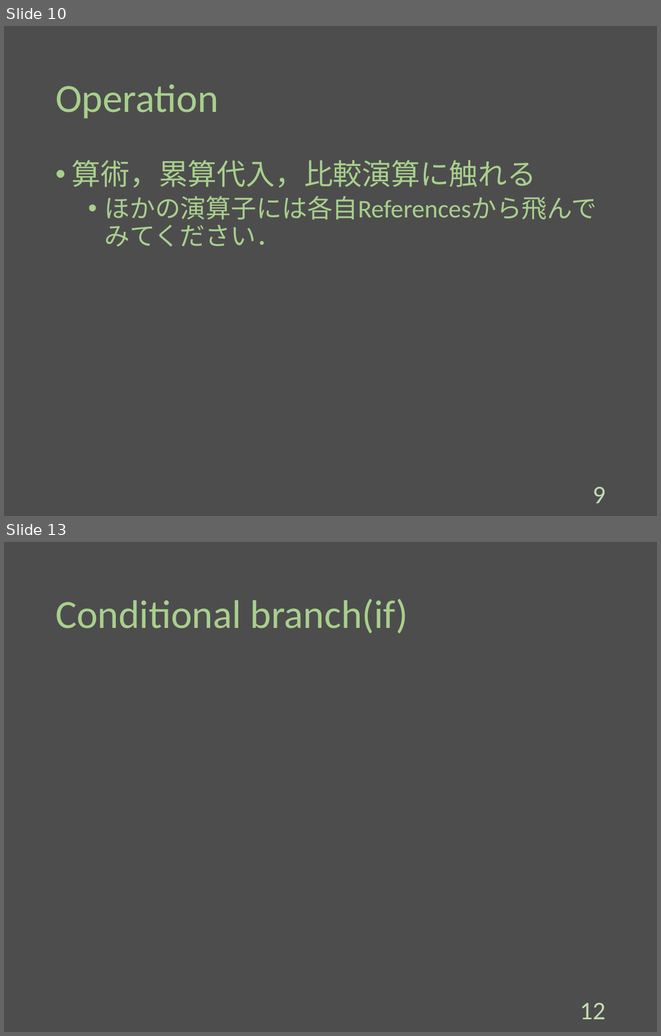
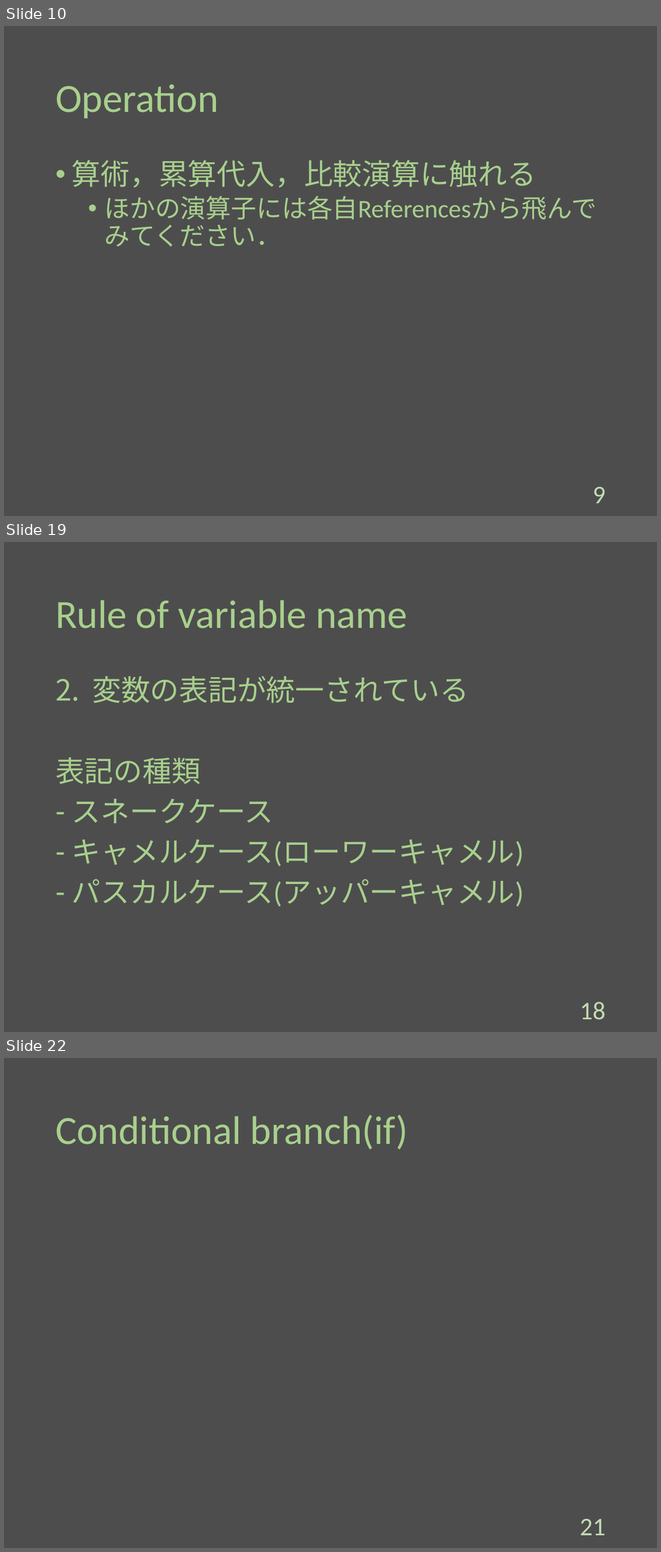
Before and after one commit to Melbeck777/program_seminar, a slide deck: ProgramSlide.pptx. Shown one above the other, each under a label of ours: slides 10 and 13 before the commit, slides 10, 19 and 22 after it; the slides between them are not shown. The pictures are 661x1036 and 661x1552 pixels, drawn with LibreOffice and Linux fonts; fonts in the diff are those of the drawing. Boxes give left, top, right and bottom in pixels: in the first picture for what was removed or moved away, otherwise in the second. Text is boxed around its words. In the diff, an @@ line names an element or a change of style, - is before the commit and + after.

Commit message:
[add]:Write operation and rule of variable name.

```diff
--- a/ProgramSlide.pptx
+++ b/ProgramSlide.pptx
@@ slide 19 added at box(4, 542, 657, 1032), background #4D4D4D @@
@@ title added at box(55, 600, 407, 628), 44 pt, text #A8D08D @@
+Rule of variable name
@@ text added at box(55, 676, 524, 907), 32 pt, text #A8D08D @@
+2. 変数の表記が統一されている
+表記の種類
+– スネークケース
+– キャメルケース(ローワーキャメル)
+– パスカルケース(アッパーキャメル)
@@ page number added at box(580, 1002, 605, 1020), 28 pt, text #C3DDB3 @@
+18
@@ what was slide 13 is now slide 22 @@
@@ page number at box(580, 1519, 605, 1535): text changed @@
-12
+21
```
Also in this commit, not shown: 5 slides changed, 8 other slides added.
